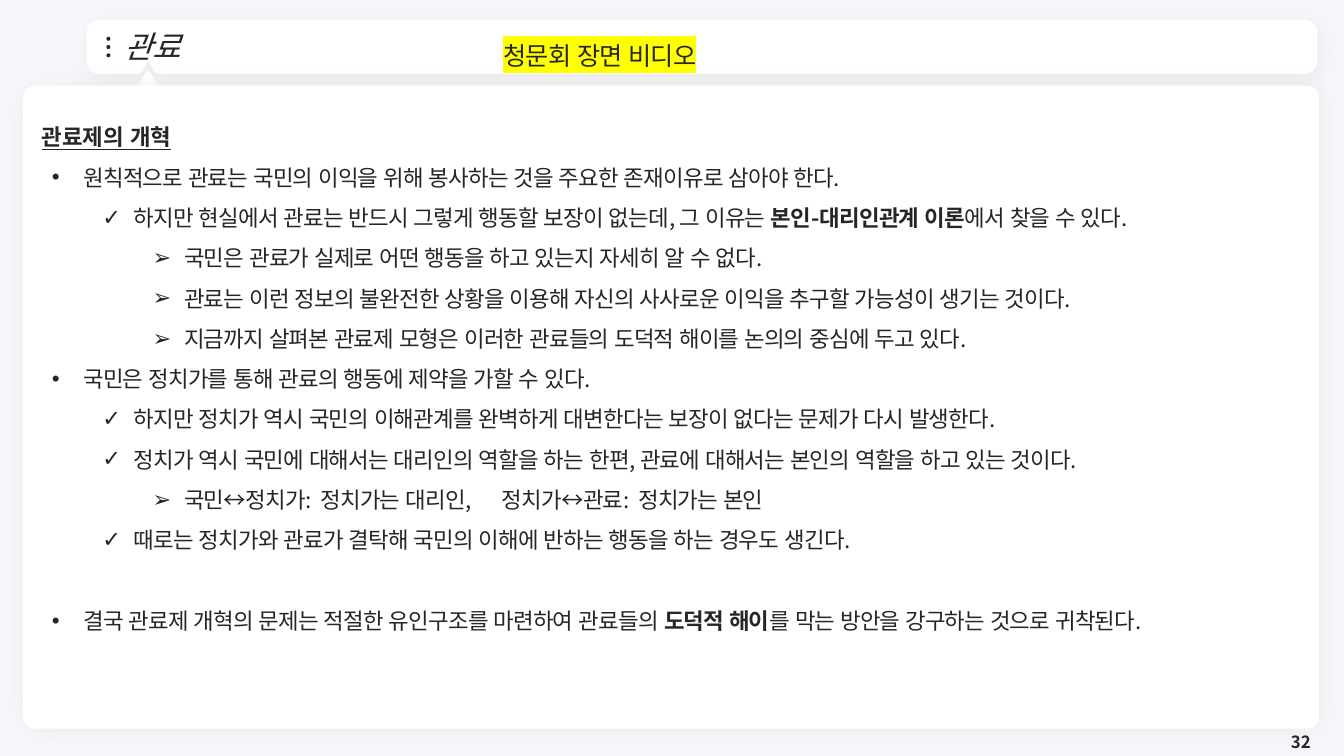
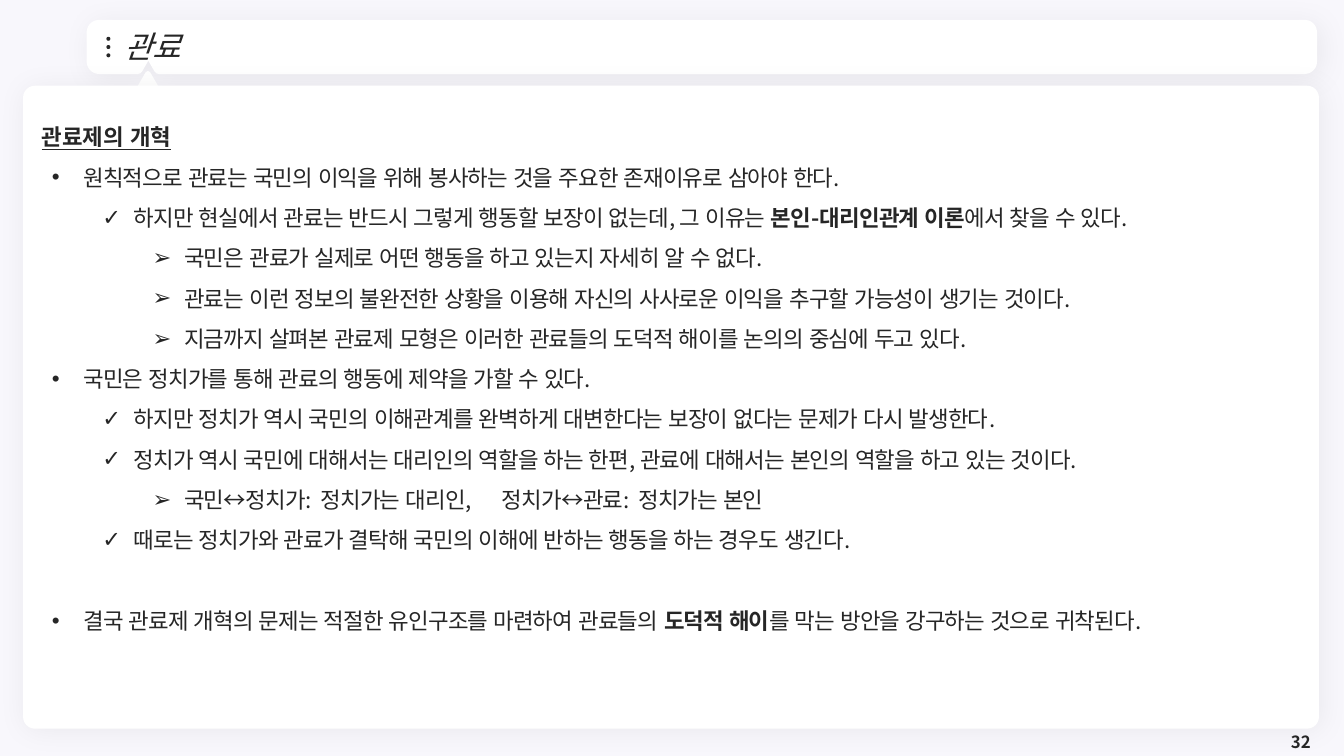
Before and after one commit to meandthey/Teaching, a slide deck: slide 32 of 재정학/01_Lectures/재정학_Chapter_5.pptx. Drawn at 1344x756 pixels with LibreOffice and Linux fonts; fonts in the diff are those of the drawing; background and template pictures are left out. Boxes give left, top, right and bottom in pixels: in the first picture for what was removed or moved away, otherwise in the second. Text is boxed around its words. In the diff, an @@ line names an element or a change of style, - is before the commit and + after.

```diff
--- a/재정학/01_Lectures/재정학_Chapter_5.pptx
+++ b/재정학/01_Lectures/재정학_Chapter_5.pptx
@@ text removed at (x1=503, y1=44, x2=696, y2=67) @@
-청문회 장면 비디오
```
Also in this commit, not shown: 2 other slides changed, 8 other files.
